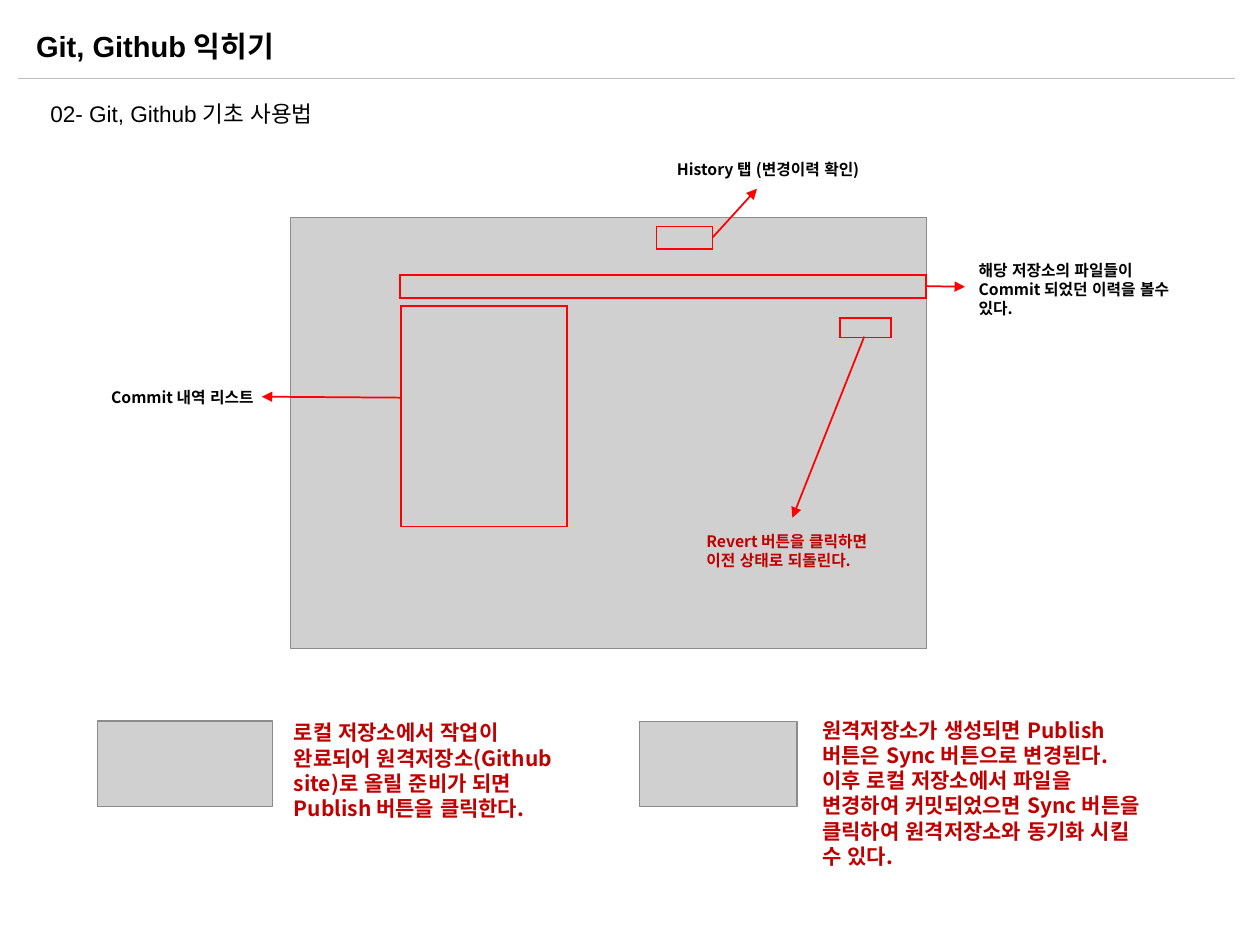
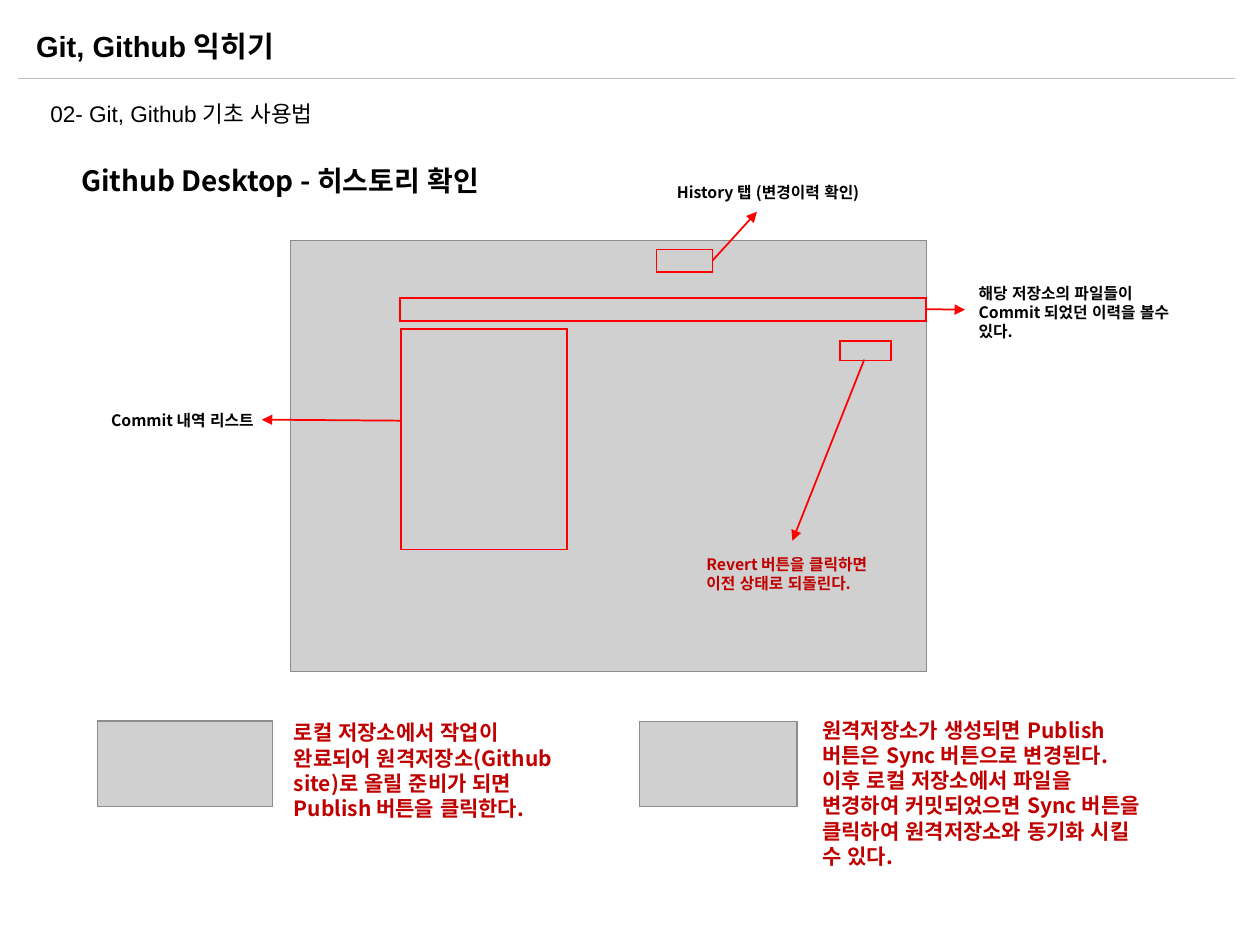
Before and after one commit to sabin21/NodeJS_Workflow_Study, a slide deck: slide 22 of CH00_Git_Github.pptx (slide 17 before the commit). Drawn at 1260x945 pixels with LibreOffice and Linux fonts; fonts in the diff are those of the drawing; grey boxes stand for pictures. Boxes give left, top, right and bottom in pixels: in the first picture for what was removed or moved away, otherwise in the second. Text is boxed around its words. In the diff, an @@ line names an element or a change of style, - is before the commit and + after.

Commit message:
Mongodb 파일추가 및 수정

```diff
--- a/CH00_Git_Github.pptx
+++ b/CH00_Git_Github.pptx
@@ text added at [81,167,479,197], 16 pt, text #000000, bold @@
+Github Desktop - 히스토리 확인
@@ 4 arrows, 1 picture, 1 text, 1 rectangle: place and size @@
-4 arrows, 1 picture, 1 text, 1 rectangle at [262,189,965,649]
+4 arrows, 1 picture, 1 text, 1 rectangle at [262,212,965,672]
@@ 3 texts, 3 rectangles: place and size @@
-3 texts, 3 rectangles at [111,161,1169,405]
+3 texts, 3 rectangles at [111,184,1169,428]
```
Also in this commit, not shown: 14 other slides changed, 6 slides added, 1 other file.
